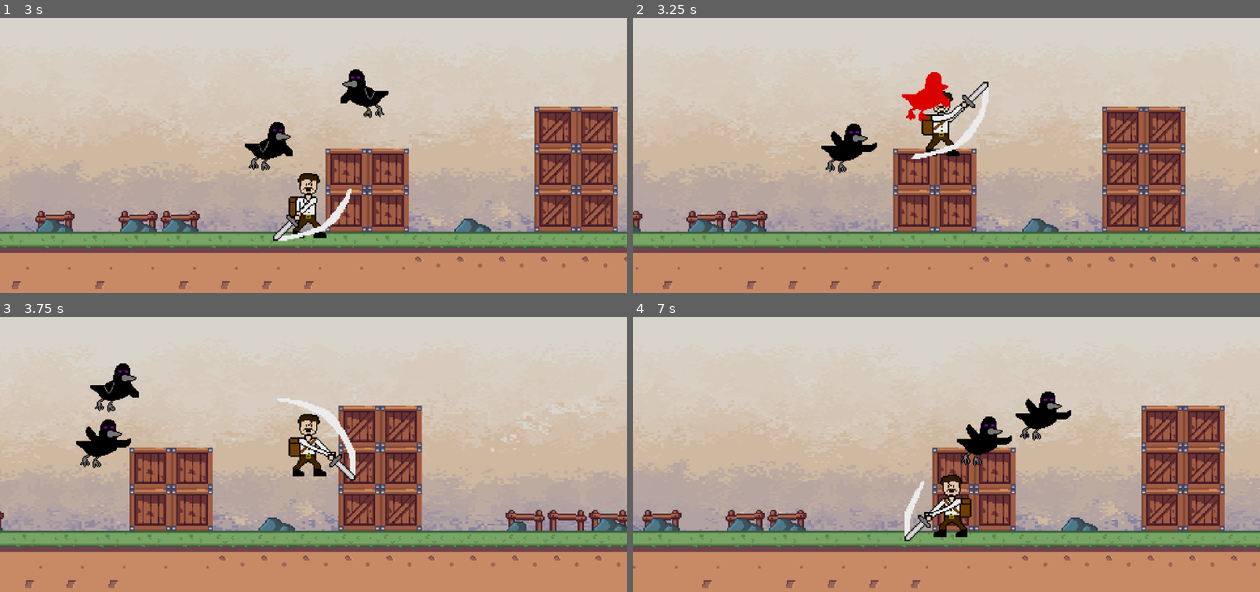
Above: before the commit, frames 1-4 (two rows, left to right).
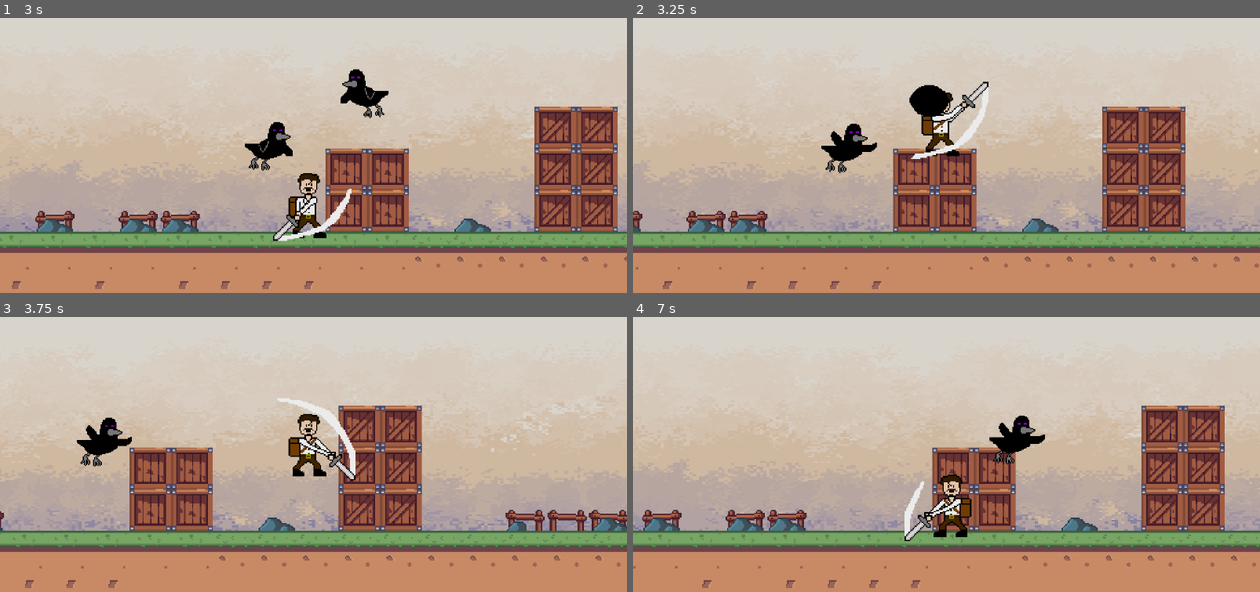
Above: after the commit, the same moments.

Repository: bscott519/ColossalCrisisGame
Game: Godot game, scene res://Scenes/level_1.tscn
The game is run twice, just before and just after one commit, with the same random seed, the same clock (stepped at 60 frames per second) and the same inputs.
Inputs (mouse positions are in pixels of both pictures, inside the frame that each line leads up to):
- Up to frame 1 (3 s): move the mouse to (451, 100) at 0.52 s; hold D (right) 0.53-2.03 s; click (451, 100) at 0.6 s; tap Space (jump) at 0.77, 1.52 s; move the mouse to (188, 133) at 1.27 s; right-click (188, 133) at 1.35 s; move the mouse to (376, 40) at 2.02 s; hold A (left) 2.03-2.78 s; click (376, 40) at 2.1 s; move the mouse to (282, 188) at 2.77 s; hold D (right) from 2.78 s (still down); right-click (282, 188) at 2.85 s
- Up to frame 2 (3.25 s): keep holding D (right); tap Space (jump) at 3.02 s
- Up to frame 3 (3.75 s): keep holding D (right); move the mouse to (501, 468) at 3.52 s; click (501, 468) at 3.6 s
- Up to frame 4 (7 s): tap Space (jump) at 3.77, 4.52, 6.02, 6.77 s; move the mouse to (758, 363) at 4.27 s; release D (right) at 4.28 s; hold A (left) 4.28-5.03 s; right-click (758, 363) at 4.35 s; move the mouse to (977, 416) at 5.02 s; hold D (right) 5.03-5.78 s; click (977, 416) at 5.1 s; move the mouse to (852, 328) at 5.77 s; hold A (left) from 5.78 s (still down); right-click (852, 328) at 5.85 s; move the mouse to (1084, 399) at 6.52 s; click (1084, 399) at 6.6 s

Frame 1 is identical in both runs. In frame 2, 0.8% of the frame differs, in the area x 42-51%, y 19-38%; in frame 3, 0.9%; in frame 4, 1.8%, in the area x 51-70%, y 27-55%.

Commit message:
Enemy death anim added

Diff:
--- a/Scenes/darkbird.tscn
+++ b/Scenes/darkbird.tscn
@@ -1,16 +1,27 @@
-[gd_scene load_steps=16 format=3 uid="uid://bs18n0b7vaju6"]
+[gd_scene load_steps=21 format=3 uid="uid://bs18n0b7vaju6"]
 
 [ext_resource type="Script" path="res://Scripts/darkbird.gd" id="1_7te06"]
 [ext_resource type="Texture2D" uid="uid://mracxs786ynb" path="res://GameArt/TMMDarkBirdFly1.png" id="3_0bjdc"]
+[ext_resource type="Texture2D" uid="uid://bapnf131jmdih" path="res://GameArt/TMMEnemyDeath1.png" id="3_1bxau"]
 [ext_resource type="Texture2D" uid="uid://c4xrmq4k0coem" path="res://GameArt/TMMDarkBirdFly2.png" id="4_o0w7l"]
+[ext_resource type="Texture2D" uid="uid://l1yxspaxqyio" path="res://GameArt/TMMEnemyDeath2.png" id="4_x5ti2"]
+[ext_resource type="Texture2D" uid="uid://hcy0hjwm1svq" path="res://GameArt/TMMEnemyDeath3.png" id="5_1gvge"]
 [ext_resource type="Texture2D" uid="uid://cuqukm2duu7s8" path="res://GameArt/TMMDarkBirdHurt.png" id="5_h6cmu"]
 
 [sub_resource type="AtlasTexture" id="AtlasTexture_6aavs"]
 atlas = ExtResource("4_o0w7l")
 region = Rect2(0, 0, 64, 64)
 
-[sub_resource type="AtlasTexture" id="AtlasTexture_qt1au"]
-atlas = ExtResource("5_h6cmu")
+[sub_resource type="AtlasTexture" id="AtlasTexture_iltec"]
+atlas = ExtResource("3_1bxau")
+region = Rect2(0, 0, 64, 64)
+
+[sub_resource type="AtlasTexture" id="AtlasTexture_lm5fv"]
+atlas = ExtResource("4_x5ti2")
+region = Rect2(0, 0, 64, 64)
+
+[sub_resource type="AtlasTexture" id="AtlasTexture_w8rtf"]
+atlas = ExtResource("5_1gvge")
 region = Rect2(0, 0, 64, 64)
 
 [sub_resource type="AtlasTexture" id="AtlasTexture_hojsp"]
@@ -45,14 +56,20 @@
 }, {
 "frames": [{
 "duration": 1.0,
-"texture": SubResource("AtlasTexture_qt1au")
+"texture": SubResource("AtlasTexture_iltec")
+}, {
+"duration": 1.0,
+"texture": SubResource("AtlasTexture_lm5fv")
+}, {
+"duration": 1.0,
+"texture": SubResource("AtlasTexture_w8rtf")
 }, {
 "duration": 1.0,
 "texture": null
 }],
 "loop": false,
 "name": &"death",
-"speed": 5.0
+"speed": 8.0
 }, {
 "frames": [{
 "duration": 1.0,
@@ -97,7 +114,9 @@
 [node name="AnimatedSprite2D" type="AnimatedSprite2D" parent="."]
 scale = Vector2(0.8, 0.8)
 sprite_frames = SubResource("SpriteFrames_po7aa")
-animation = &"hurt"
+animation = &"death"
+frame = 3
+frame_progress = 1.0
 
 [node name="CollisionShape2D" type="CollisionShape2D" parent="."]
 shape = SubResource("CircleShape2D_by4lu")
--- a/Scripts/darkbird.gd
+++ b/Scripts/darkbird.gd
@@ -9,13 +9,15 @@
 
 var player: CharacterBody2D
 
-var health = 15
-var max_health = 15
+var health = 10
+var max_health = 10
 var min_health = 0
 var dead = false
 var took_dmg = false
 var is_roaming: bool
 var dmg_to_deal = 10
+
+@onready var animated_sprite = $AnimatedSprite2D
 
 func _ready():
 	is_chasing = true
@@ -49,7 +51,8 @@
 		else:
 			velocity += dir * speed * delta
 	elif dead:
-		velocity.y += 10 * delta
+		#velocity.y += 10 * delta
+		velocity.y = 0
 		velocity.x = 0
 		is_roaming = false
 	move_and_slide()
@@ -60,7 +63,7 @@
 		dir = choose([Vector2.RIGHT, Vector2.UP, Vector2.LEFT, Vector2.DOWN])
 
 func handle_anims():
-	var animated_sprite = $AnimatedSprite2D
+
 	if !dead and !took_dmg:
 		animated_sprite.play("flying")
 		if dir.x == -1:
@@ -71,13 +74,12 @@
 		animated_sprite.play("hurt")
 		await get_tree().create_timer(0.6).timeout
 		took_dmg = false
-	elif dead and is_roaming:
-		is_roaming = false
-		animated_sprite.play("death")
-		set_collision_layer_value(1, true)
-		set_collision_layer_value(2, false)
-		set_collision_mask_value(1, true)
-		set_collision_mask_value(2, false)
+	#elif dead and is_roaming:
+		#is_roaming = false
+		#set_collision_layer_value(1, true)
+		#set_collision_layer_value(2, false)
+		#set_collision_mask_value(1, true)
+		#set_collision_mask_value(2, false)
 
 func choose(array):
 	array.shuffle()
@@ -89,6 +91,9 @@
 	if health <= 0:
 		health = 0
 		dead = true
+		animated_sprite.play("death")
+		await get_tree().create_timer(0.5).timeout
+		self.queue_free()
 	print(str(self), "current health is ", health)
 
 func _on_hitbox_area_entered(area):
Binary file added: GameArt/TMMEnemyDeath1.png
Not shown, added: GameArt/TMMEnemyDeath1.png.import
Binary file added: GameArt/TMMEnemyDeath2.png
Not shown, added: GameArt/TMMEnemyDeath2.png.import
Binary file added: GameArt/TMMEnemyDeath3.png
Not shown, added: GameArt/TMMEnemyDeath3.png.import
